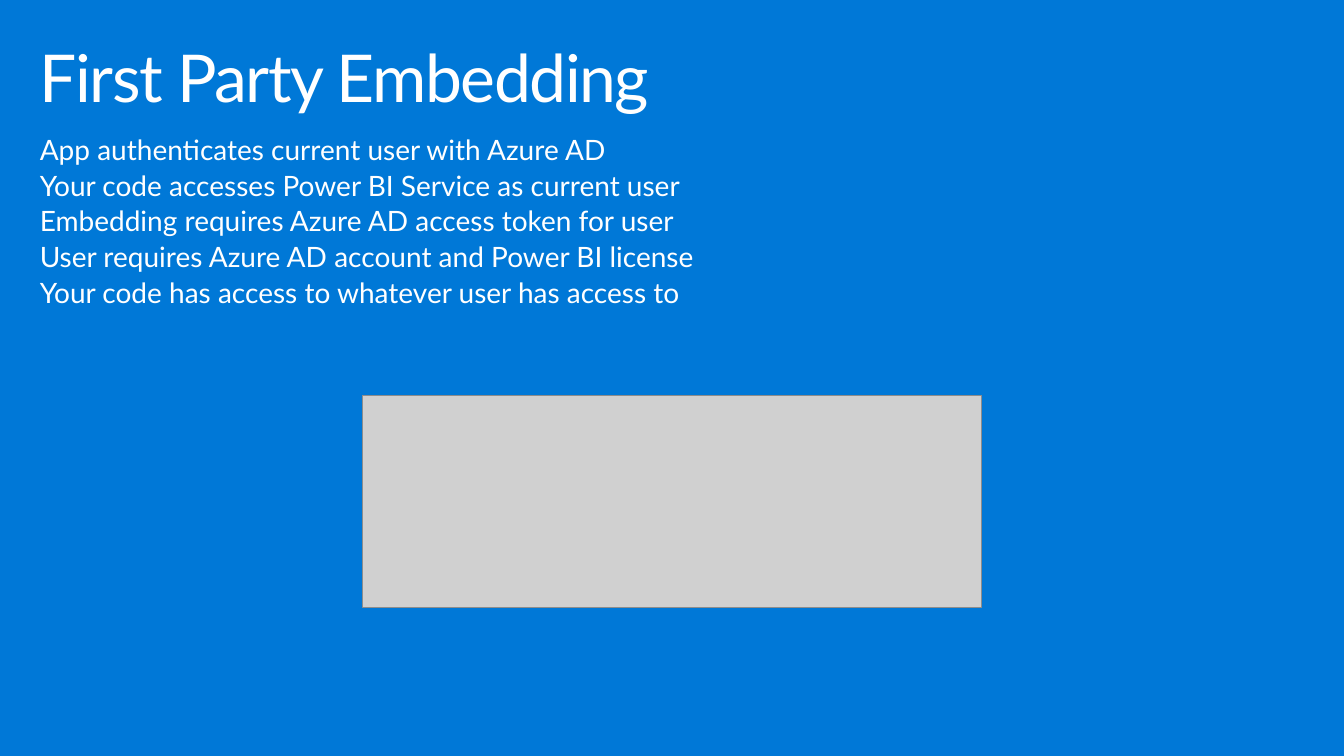
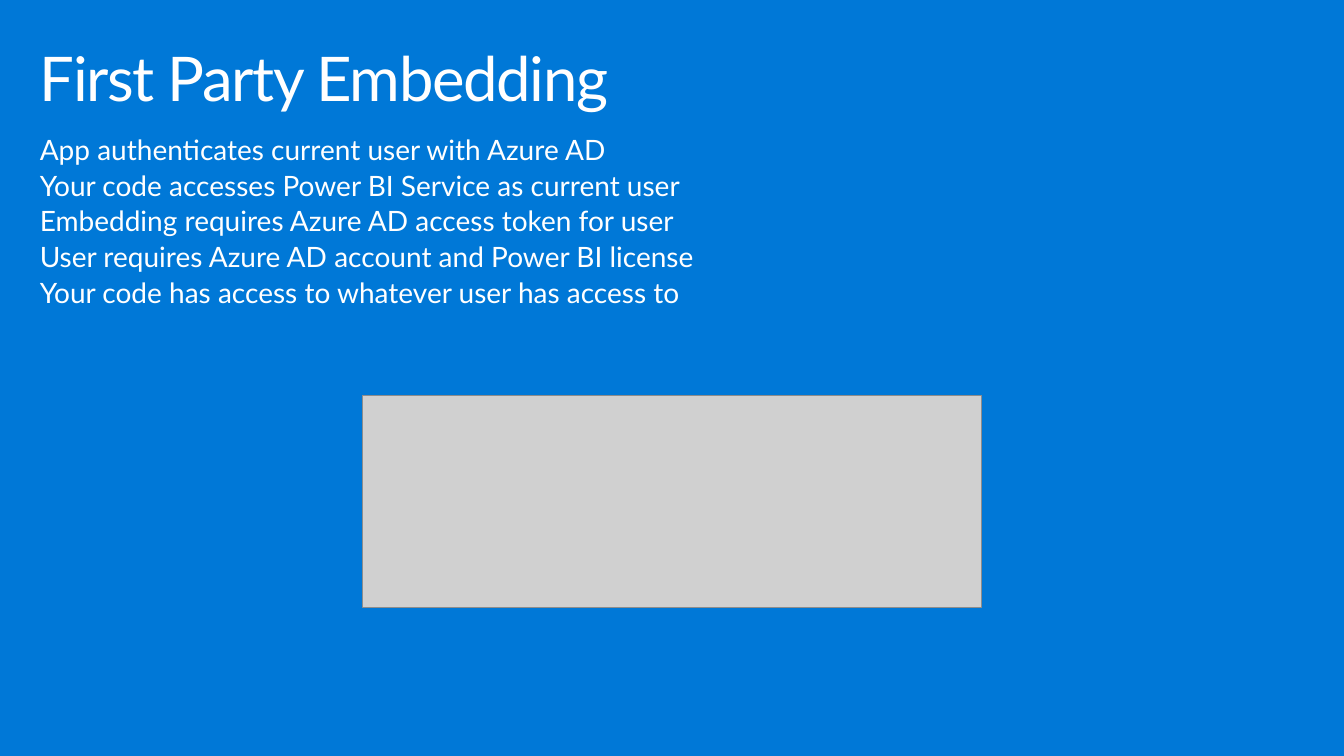
Before and after one commit to hnc198/AzurePowerBI, a slide deck: slide 8 of Hands-on Modules/Embedding/1. What is Power BI Embedded.pptx. Drawn at 1344x756 pixels with LibreOffice and Linux fonts; fonts in the diff are those of the drawing; grey boxes stand for pictures. Boxes give left, top, right and bottom in pixels: in the first picture for what was removed or moved away, otherwise in the second. Text is boxed around its words. In the diff, an @@ line names an element or a change of style, - is before the commit and + after.

```diff
--- a/Hands-on Modules/Embedding/1. What is Power BI Embedded.pptx
+++ b/Hands-on Modules/Embedding/1. What is Power BI Embedded.pptx
@@ title "First Party Embedding" at (40, 55, 609, 113): size 47 to 44 pt @@
```
Also in this commit, not shown: 6 other slides changed, 1 slide added, 1 slide removed, 1 other file.
